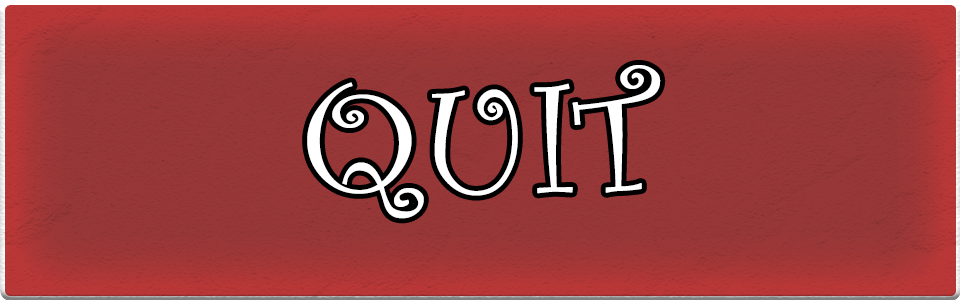
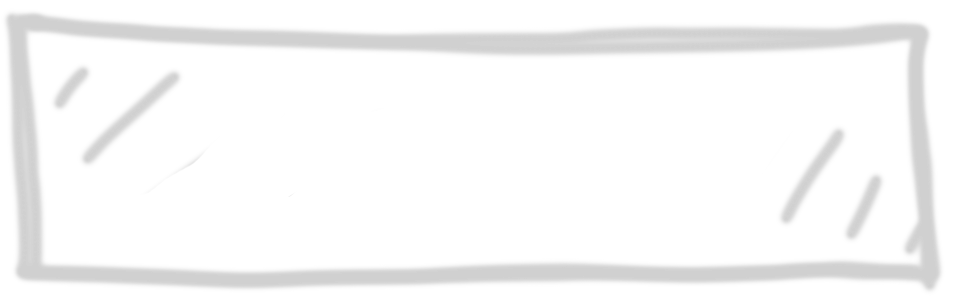
Layered file, before and after one edit (960 × 300). Changes by layer:
removed layer "QUIT" over <box>307,65,661,219</box>
removed layer "Rectangle 1" over <box>0,5,960,300</box>
added layer "Layer 1" over <box>0,5,949,300</box>